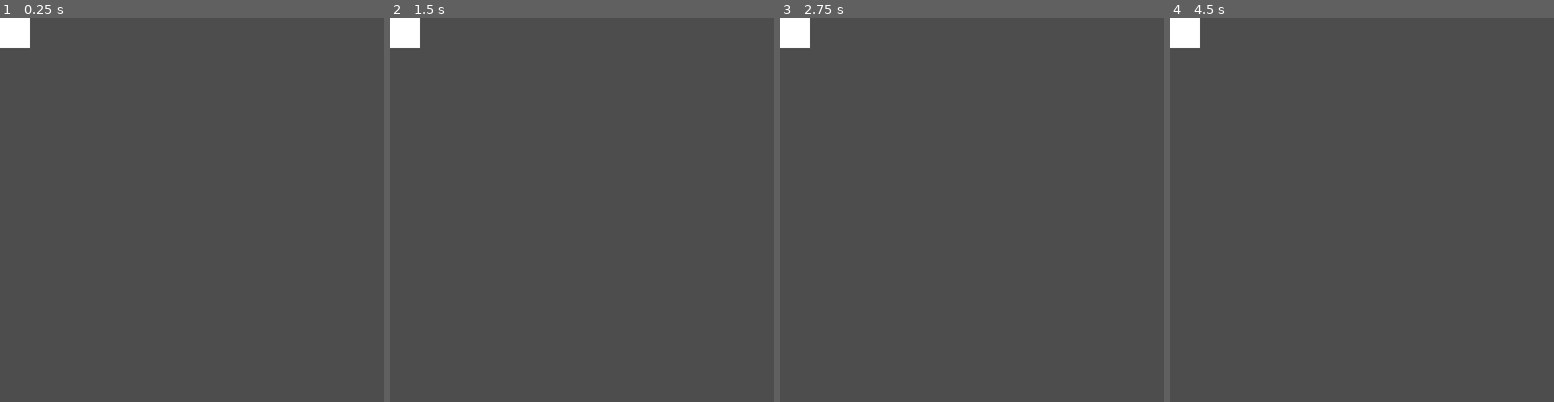
Above: before the commit, frames 1-4 (left to right).
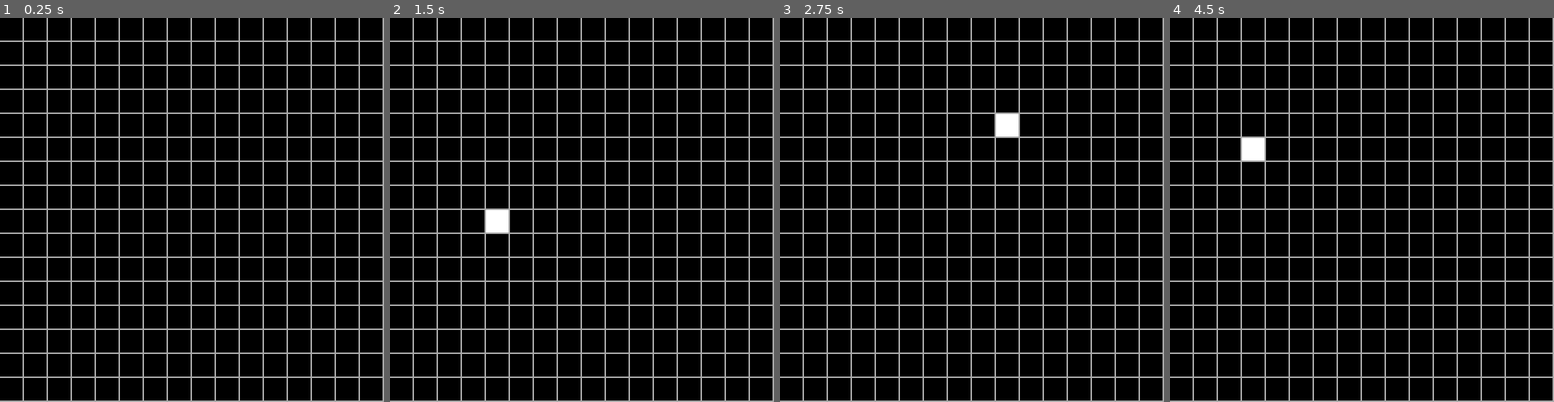
Above: after the commit, the same moments.

Repository: NoahHaile/Conway-s-Game-of-Life
Game: Godot game, scene res://color_rect.tscn
The game is run twice, just before and just after one commit, with the same random seed, the same clock (stepped at 60 frames per second) and the same inputs.
Inputs (mouse positions are in pixels of both pictures, inside the frame that each line leads up to):
- Up to frame 1 (0.25 s): no input
- Up to frame 2 (1.5 s): tap Enter at 0.5 s; move the mouse to (666, 190) at 0.52 s; tap Space at 0.6, 0.77, 1.07, 1.25, 1.35 s; click (666, 190) at 0.67 s; move the mouse to (505, 229) at 1.27 s; click (505, 229) at 1.42 s
- Up to frame 3 (2.75 s): tap Space at 1.52, 1.82, 2.1 s; tap Enter at 2 s; move the mouse to (1010, 125) at 2.02 s; click (1010, 125) at 2.17 s
- Up to frame 4 (4.5 s): tap Space at 2.75, 2.85, 3.02, 3.32, 3.6, 3.77, 4.07, 4.25, 4.35 s; move the mouse to (1342, 286) at 2.77 s; click (1342, 286) at 2.92 s; tap Enter at 3.5 s; move the mouse to (1477, 267) at 3.52 s; click (1477, 267) at 3.67 s; move the mouse to (1246, 152) at 4.27 s; click (1246, 152) at 4.42 s

The runs differ from the first frame. In frame 1, 100% of the frame differs, in the area x 0-100%, y 0-100%; in frame 2, 100%; in frame 3, 100%; in frame 4, 100%.
Error before the commit: Parse Error: Expected indented block after "if" block. (res://ColorRect.gd:32)

Commit message:
Buggy but structure laid out

Diff:
--- a/ColorRect.gd
+++ b/ColorRect.gd
@@ -2,40 +2,109 @@
 const Cell = preload("res://cell.gd")
 # Called when the node enters the scene tree for the first time.
 
-var size = 30
+var cellSize = 30
 var gap = 2
-var number_of_rows = get_viewport_rect().size.x / size + gap
+var number_of_rows
 
 func _ready():
 	# Set the initial color of the ColorRect to black.
 	self.color = Color.DARK_GRAY
 	self.size = get_viewport_rect().size
-
+	number_of_rows = get_viewport_rect().size.x / (cellSize + gap)
 	for j in range( number_of_rows ):
 		for i in range( number_of_rows ):
 			var child_rect = Cell.new()
-			child_rect.size = Vector2(size, size)
+			child_rect.size = Vector2(cellSize, cellSize)
 			# Calculate a position offset for each child to avoid overlap.
-			child_rect.position = Vector2(i * ( size + gap ), j * ( size + gap ))
+			child_rect.position = Vector2(i * ( cellSize + gap ), j * ( cellSize + gap ))
 			add_child(child_rect)
+	set_process_input(true)
+
+func _input(event):
+	if event is InputEventKey and event.pressed and event.keycode == KEY_SPACE:
+		var future_cell_states = survival_check()
+		var i = 0
+		for child in self.get_children():
+			if child is Cell:
+				if future_cell_states[i]:
+					child.color =  Color.WHITE
+				else:
+					child.color = Color.BLACK
+				i += 1
 
 func get_colorRect_life():
 	var cell_colors = []
 	for child in self.get_children():
 		if child is Cell:
-			cell_colors.append(child.color == Color.WHITE if true else false)
+			if child.color == Color.WHITE:
+				cell_colors.append(true)
+			else:
+				cell_colors.append(false)
 
 	return cell_colors
 
 func count_living_neighbors(index, cell_states):
 	var living_neighbors_count = 0
-	if( index - number_of_rows > 0 ):
+
+	if( index - number_of_rows >= 0 ):
+		print("sdfadf")
+		if cell_states[index - number_of_rows] == true:
+			living_neighbors_count += 1
+
+	if( index + number_of_rows < number_of_rows * number_of_rows ):
+		if cell_states[index + number_of_rows] == true:
+			living_neighbors_count += 1
+
+	if( index % int(number_of_rows) != 0 ):
+		if cell_states[index - 1] == true:
+			living_neighbors_count += 1
+
+	if( index % int(number_of_rows) != number_of_rows - 1 ):
+		if cell_states[index + 1] == true:
+			living_neighbors_count += 1
+
+	if( index - number_of_rows >= 0):
+		if ( index % int(number_of_rows) != 0):
+			if cell_states[index - 1 - number_of_rows] == true:
+				living_neighbors_count += 1
+
+		if ( index % int(number_of_rows) != number_of_rows - 1):
+			if cell_states[index + 1 - number_of_rows] == true:
+				living_neighbors_count += 1
 
 
+	if( index + number_of_rows < number_of_rows * number_of_rows ):
+		if ( index % int(number_of_rows) != 0):
+			if cell_states[index - 1 + number_of_rows] == true:
+				living_neighbors_count += 1
+		if ( index % int(number_of_rows) != number_of_rows - 1):
+			if cell_states[index + 1 + number_of_rows] == true:
+				living_neighbors_count += 1
+
+	return living_neighbors_count
 
 func survival_check():
 	var cell_states = get_colorRect_life()
 
+	var future_cell_states = []
+
+	var i = 0
+	for cell_life in cell_states:
+		var living_neighbors_count = count_living_neighbors(i, cell_states)
+
+		if cell_life:
+			if living_neighbors_count == 2 || living_neighbors_count == 3:
+				future_cell_states.append(true)
+			else:
+				future_cell_states.append(false)
+		else:
+			if living_neighbors_count == 3:
+				future_cell_states.append(true)
+			else:
+				future_cell_states.append(false)
+
+	return future_cell_states
+
 # _process function can be removed if not used for other purposes.
 func _process(delta):
 	pass
